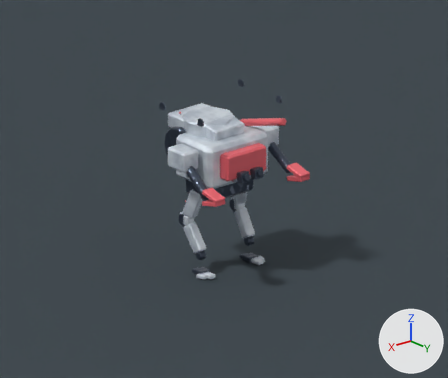
The Blender file content/source-art/atlas-crane-mech.blend as it was, and as the next commit left it.
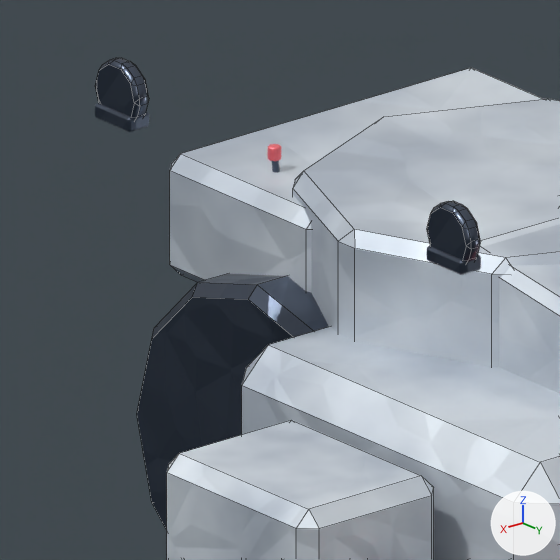
The first picture shows the older version from the file's camera 'PreviewCamera'. The close-ups show the older and then the newer version on the part from 33% to 47% of the width and 25% to 42% of the height of that picture. Only the edits that show in the close-ups are written down. The lights are fixed; the arrows at lower right show +X, +Y and +Z. The close-ups show mesh edges as thin lines.

The first close-up shows 'AtlasCraneMechArmor_DorsalReactorDrum', 'AtlasCraneMechArmor_IndustrialTorso', 'AtlasCraneMechArmor_LiftingLug_2', 'AtlasCraneMechArmor_LiftingLug_4', 'AtlasCraneMechArmor_LugWeldPad_2', 'AtlasCraneMechArmor_LugWeldPad_4', 'AtlasCraneMechJoint_ShoulderMount_R', 'AtlasCraneMechTurret_BaseShell', 'AtlasCraneMechTurret_MantletHousing', 'AtlasCraneMechTurret_RearBustle', 'PreviewFloor' and 2 more.
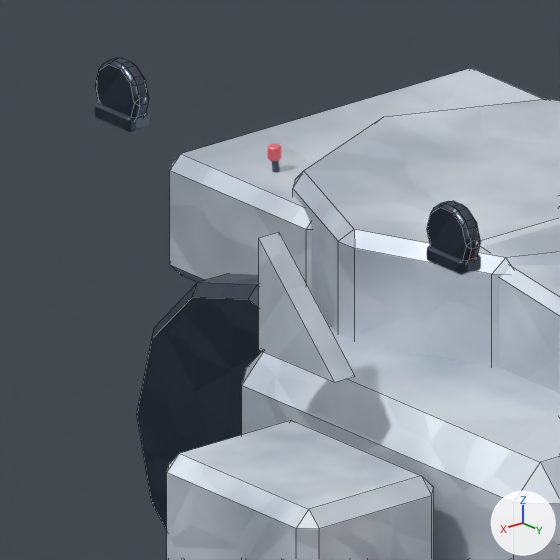
Location of each change, [x1, y1, x2, y2] in pixels of the close-ups (560 x 560 px):
'AtlasCraneMechArmor_Gusset_2', added: after [259, 232, 355, 382]

Edits to the bpy script that builds the scene:
```text
Add me_atlascranemecharmor_gusset_2_mesh:
    me_atlascranemecharmor_gusset_2_mesh.from_pydata([(-0.025, 0.0, 0.0), (0.025, 0.0, 0.0), (0.025, 0.22, 0.0), (-0.025, 0.22, 0.0), (-0.025, 0.0, 0.22), (0.025, 0.0, 0.22)], [], [(0, 1, 2, 3), (0, 4, 5, 1), (1, 5, 2), (0, 3, 4), (4, 3, 2, 5)])
    me_atlascranemecharmor_gusset_2_mesh.materials.append(mat_atlascranemech_lightarmor)
Add ob_atlascranemecharmor_gusset_2:
    ob_atlascranemecharmor_gusset_2 = bpy.data.objects.new('AtlasCraneMechArmor_Gusset_2', me_atlascranemecharmor_gusset_2_mesh)
    ob_atlascranemecharmor_gusset_2.location = (0.7, -0.2, 2.35)
```
